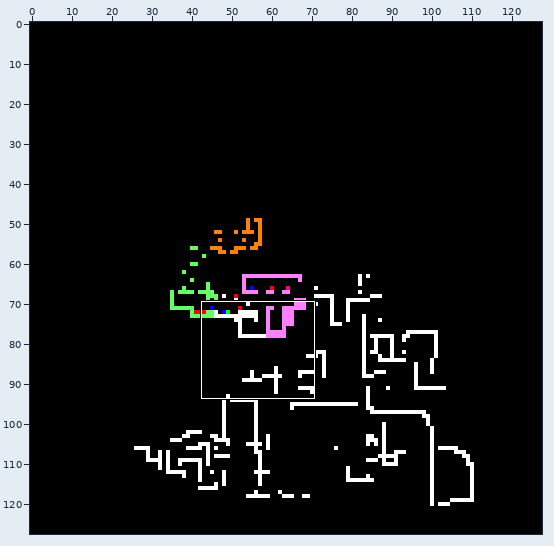
Two states of a sprite sheet, src/game-map.png. Above, an overview of the earlier version with the close-up marked.
Close-up. As it was:
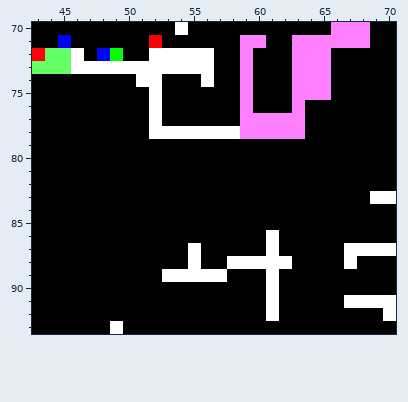
The file is 128x128 pixels. Colours within 5 levels of each other are drawn and written as one. Shown: x 43..70, y 70..93.
The result:
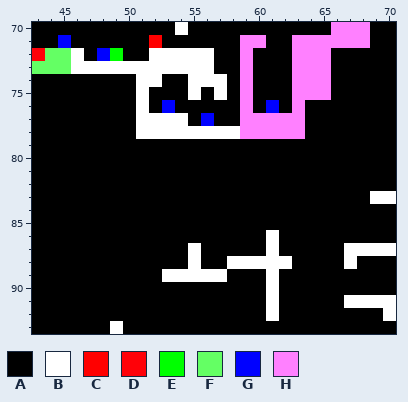
Palette (. is transparent): A #000000  B #ffffff  C #ff0000  D #ff0108  E #00ff00  F #64ff64  G #0001ff  H #ff80ff
What changed:
@@ x 49..63 @@
 73 BBBBBBBBAAHAAAH
-74 AABBAAABAAHAAAH
-75 AAABAAAAAAHAAAH
-76 AAABAAAAAAHAAAH
-77 AAABAAAAAAHHHHH
-78 AAABBBBBBBHHHHH
+74 AABBAABBBAHAAAH
+75 AABAAABABAHAAAH
+76 AABAGAAAAAHAGAH
+77 AABBBBAGAAHHHHH
+78 AABBBBBBBBHHHHH
 79 AAAAAAAAAAAAAAA
Changed places in both close-ups, as pixel boxes (x1, y1, x2, y2):
changed: (136, 74, 227, 139)
changed: (266, 100, 279, 113)
